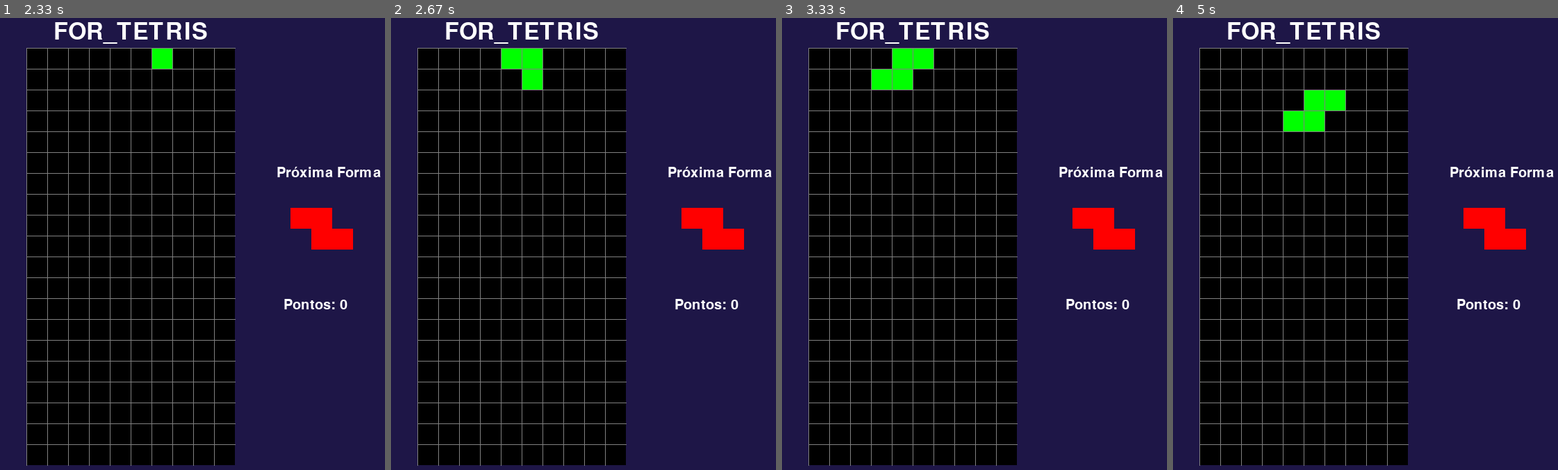
Above: before the commit, frames 1-4 (left to right).
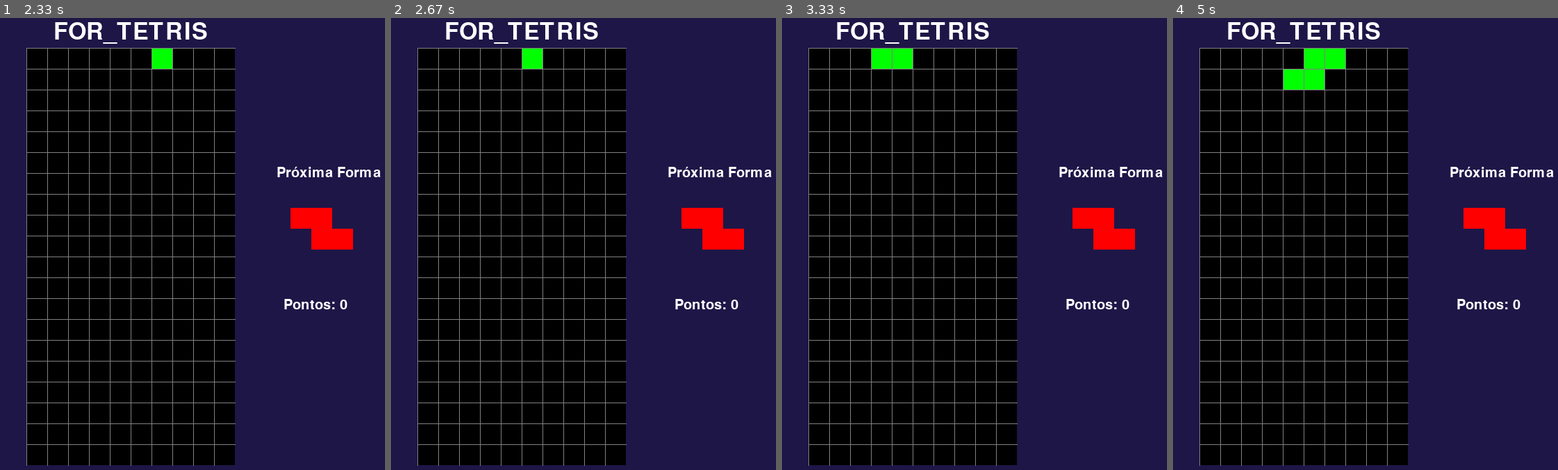
Above: after the commit, the same moments.

Repository: forcodeufrj/tetris_pygame
Game: pygame game, started from tetris_pygame.py
The game is run twice, just before and just after one commit, with the same random seed, the same clock (stepped at 60 frames per second) and the same inputs.
Inputs:
- Up to frame 1 (2.33 s): hold Right 0.33-0.8 s; hold Up 0.83-1.13 s; hold Right 1.17-1.63 s; hold Left 1.67-2.2 s; hold Down from 2.23 s (still down)
- Up to frame 2 (2.67 s): release Down at 2.53 s; hold Left from 2.57 s (still down)
- Up to frame 3 (3.33 s): release Left at 2.97 s; hold Up from 3 s (still down)
- Up to frame 4 (5 s): release Up at 3.37 s; hold Right 3.4-4.03 s; hold Down 4.07-4.43 s; hold Left 4.47-4.93 s; hold Right from 4.97 s (still down)

Frame 1 is identical in both runs. In frame 2, 0.5% of the frame differs, in the area x 28-40%, y 6-16%; in frame 3, 0.9%; in frame 4, 1.9%, in the area x 28-45%, y 6-26%.

Commit message:
Loop de segurar teclas para mover a peça continuamente.

Diff:
--- a/tetris_pygame.py
+++ b/tetris_pygame.py
@@ -238,18 +238,43 @@
     score = 0
 
     run = True
+    segurando_baixo = False #tecla para baixo pressionada ou nao
+    segurando_esquerda = False
+    segurando_direita = False
+
+    tempo_lateral = 0
+    velocidade_lateral = 0.15
+
     while run:
         grid = criar_grid(travada_pos)
-        queda_tempo += clock.get_rawtime()
+        passa_tempo = clock.get_rawtime()
+        queda_tempo += passa_tempo
+        tempo_lateral += passa_tempo
+
         clock.tick()
 
-        if queda_tempo / 1000 > 0.27:
+        velocidade_atual = 0.05 if segurando_baixo == True else 0.27
+
+        if queda_tempo / 1000 > velocidade_atual:
             queda_tempo = 0
             corrente_peca.y += 1
             if not (peça_valida(corrente_peca, grid)) and corrente_peca.y > 0:
                 corrente_peca.y -= 1
                 troca_peca = True
 
+        if tempo_lateral / 1000 > velocidade_lateral:
+            tempo_lateral = 0
+
+            if segurando_esquerda:
+                corrente_peca.x -= 1
+                if not peça_valida(corrente_peca, grid):
+                    corrente_peca.x += 1
+
+            elif segurando_direita:
+                corrente_peca.x += 1
+                if not peça_valida(corrente_peca, grid):
+                    corrente_peca.x -= 1
+
         for event in pygame.event.get():
             if event.type == pygame.QUIT:
                 run = False
@@ -258,21 +283,32 @@
 
             if event.type == pygame.KEYDOWN:
                 if event.key == pygame.K_LEFT:
+                    segurando_esquerda = True
+                    tempo_lateral = 0
                     corrente_peca.x -= 1
                     if not peça_valida(corrente_peca, grid):
                         corrente_peca.x += 1
                 if event.key == pygame.K_RIGHT:
+                    segurando_direita = True
+                    tempo_lateral = 0
                     corrente_peca.x += 1
                     if not peça_valida(corrente_peca, grid):
                         corrente_peca.x -= 1
                 if event.key == pygame.K_DOWN:
-                    corrente_peca.y += 1
+                    segurando_baixo = True
                     if not peça_valida(corrente_peca, grid):
                         corrente_peca.y -= 1
                 if event.key == pygame.K_UP:
                     corrente_peca.rotacao = corrente_peca.rotacao + 1 % len(corrente_peca.formato)
                     if not peça_valida(corrente_peca, grid):
                         corrente_peca.rotacao = corrente_peca.rotacao - 1 % len(corrente_peca.formato)
+            if event.type == pygame.KEYUP:
+                if event.key == pygame.K_DOWN:
+                    segurando_baixo = False #volta para velocidade normal
+                if event.key == pygame.K_LEFT:
+                    segurando_esquerda = False
+                if event.key == pygame.K_RIGHT:
+                    segurando_direita = False
 
         forma_pos = converter_formato_forma(corrente_peca)
 
